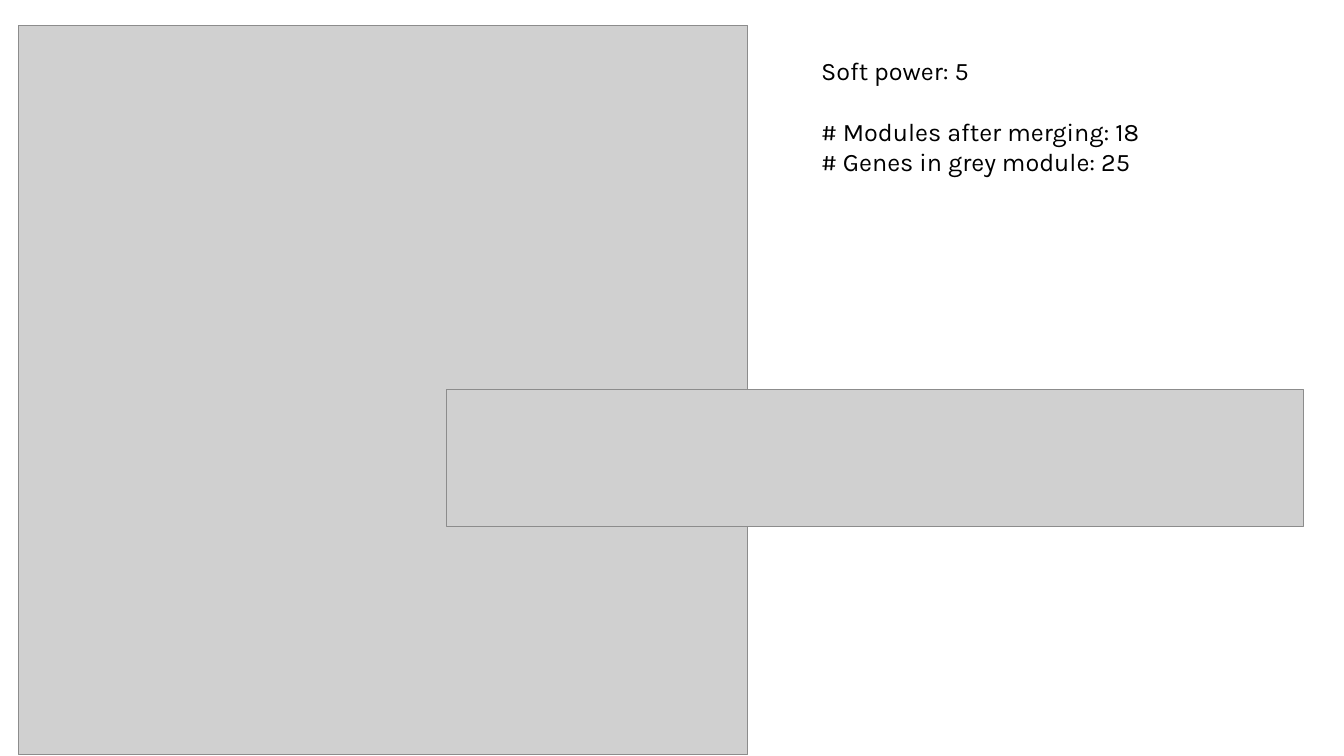
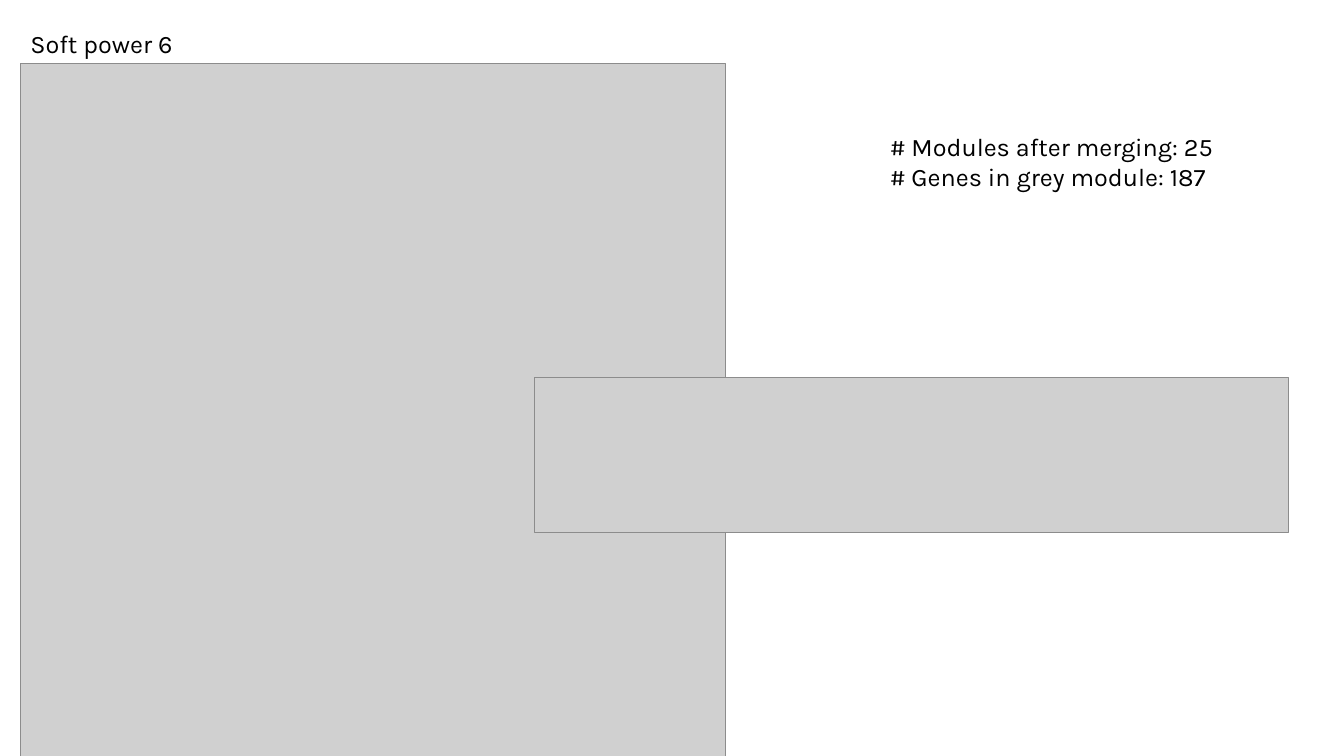
Before and after one commit to luisabender/bioinformatics-bachelor-s-thesis, a slide deck: slide 24 of progress.pptx (slide 13 before the commit). Drawn at 1344x756 pixels with LibreOffice and Linux fonts; fonts in the diff are those of the drawing; grey boxes stand for pictures. Boxes give left, top, right and bottom in pixels: in the first picture for what was removed or moved away, otherwise in the second. Text is boxed around its words. In the diff, an @@ line names an element or a change of style, - is before the commit and + after.

```diff
--- a/progress.pptx
+++ b/progress.pptx
@@ text added at (x1=30, y1=35, x2=172, y2=59), 18 pt, text #000000 @@
+Soft power 6
@@ picture resized from (x1=18, y1=25, x2=748, y2=755) to (x1=20, y1=64, x2=726, y2=756) @@
@@ text at (x1=911, y1=138, x2=1213, y2=193): text changed @@
-Soft power: 5
-# Modules after merging: 18
-# Genes in grey module: 25
+# Modules after merging: 25
+# Genes in grey module: 187
@@ picture resized from (x1=447, y1=390, x2=1304, y2=527) to (x1=534, y1=378, x2=1289, y2=532) @@
```
Also in this commit, not shown: 3 other slides changed, 9 slides added, 4 slides removed, 18 other files.
